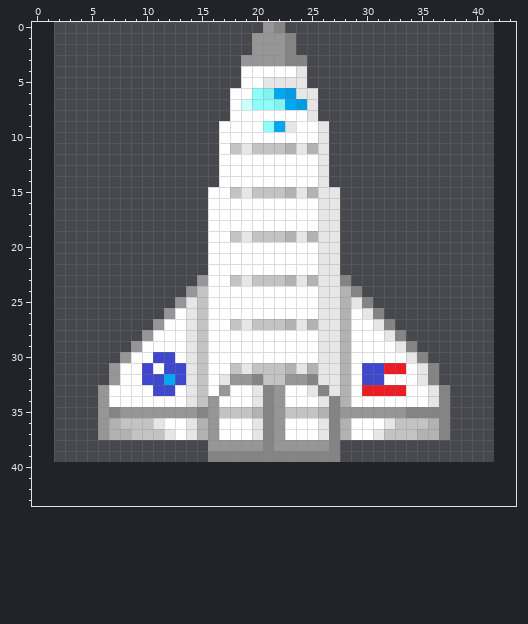
A pixel-art sprite gets an edit: src/main/resources/ship.png. This is how it looked before the edit.
The file is 40x40 pixels. Colours within 5 levels of each other are drawn and written as one. The old version is drawn lined up with the new one, on the new canvas.
And afterwards:
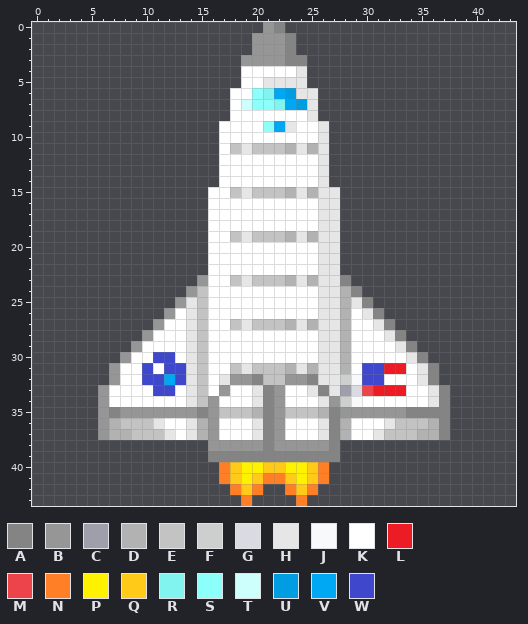
Palette (. is transparent): A #848484  B #969696  C #9f9fac  D #b2b2b2  E #c3c3c3  F #cdcece  G #d9dae2  H #e6e6e6  J #f8f9fa  K #ffffff  L #ec1c24  M #ed444b  N #ff7f27  P #fff200  Q #ffca18  R #81f4f0  S #8cfffb  T #cdfffd  U #019de3  V #00a8f3  W #3f48cc
Changes in this commit:
canvas 40x40 -> 44x44, the old top-left corner now at 2,0
Changed rows in their new state; - is an unchanged pixel.
first column x 27:
32 -FJ-
33 -CGM
34 BFJ-
first column x 17:
40 NQPPQQPPQN
41 NQPQNNQPQN
42 -NQN--NQN-
43 --N----N--
